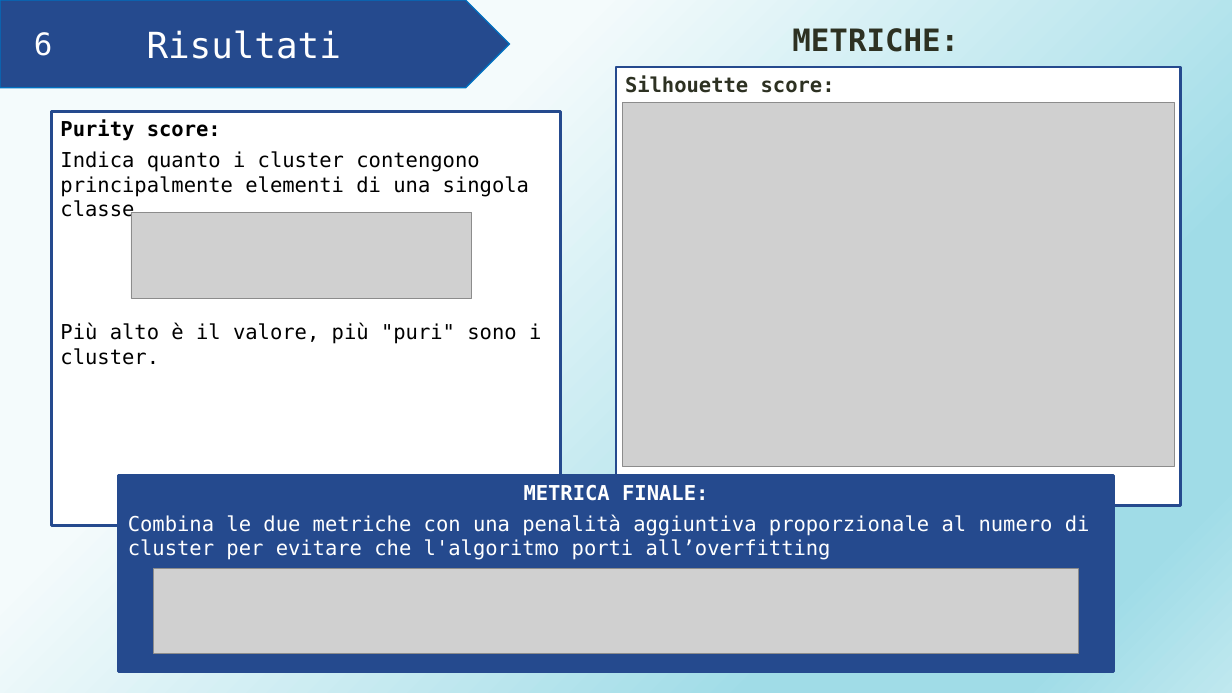
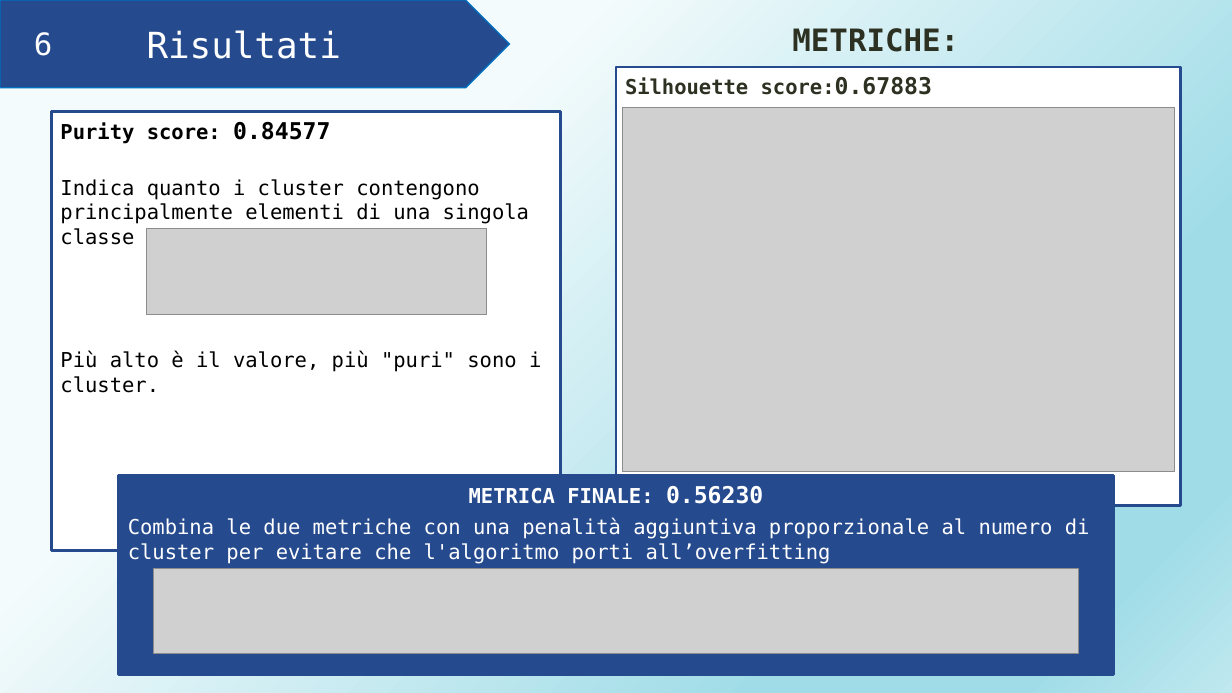
Before and after one commit to AlessiaRossi/Teleassistance-Supervised-Clustering, a slide deck: slide 13 of myLib/Presentazione_proggetto_FIA.pptx (slide 14 before the commit). Drawn at 1232x693 pixels with LibreOffice and Linux fonts; fonts in the diff are those of the drawing; grey boxes stand for pictures. Boxes give left, top, right and bottom in pixels: in the first picture for what was removed or moved away, otherwise in the second. Text is boxed around its words. In the diff, an @@ line names an element or a change of style, - is before the commit and + after.

```diff
--- a/myLib/Presentazione_proggetto_FIA.pptx
+++ b/myLib/Presentazione_proggetto_FIA.pptx
@@ text in rectangle at box(625, 77, 932, 95): text changed @@
-Silhouette score:
+Silhouette score:0.67883
@@ rectangle "Purity score: 0.84577": place and size @@
-rectangle "Purity score: 0.84577" at box(52, 112, 561, 526)
+rectangle "Purity score: 0.84577" at box(52, 112, 561, 551)
@@ picture: place and size @@
-picture at box(622, 103, 1175, 467)
+picture at box(622, 107, 1175, 471)
@@ text in rectangle at box(60, 122, 330, 144): text changed @@
-Purity score:
+Purity score: 0.84577
@@ picture: place and size @@
-picture at box(131, 212, 472, 299)
+picture at box(146, 228, 487, 315)
@@ text in rectangle at box(469, 486, 763, 504): text changed @@
-METRICA FINALE:
+METRICA FINALE: 0.56230
```
Also in this commit, not shown: 4 other slides changed, 1 other file.
